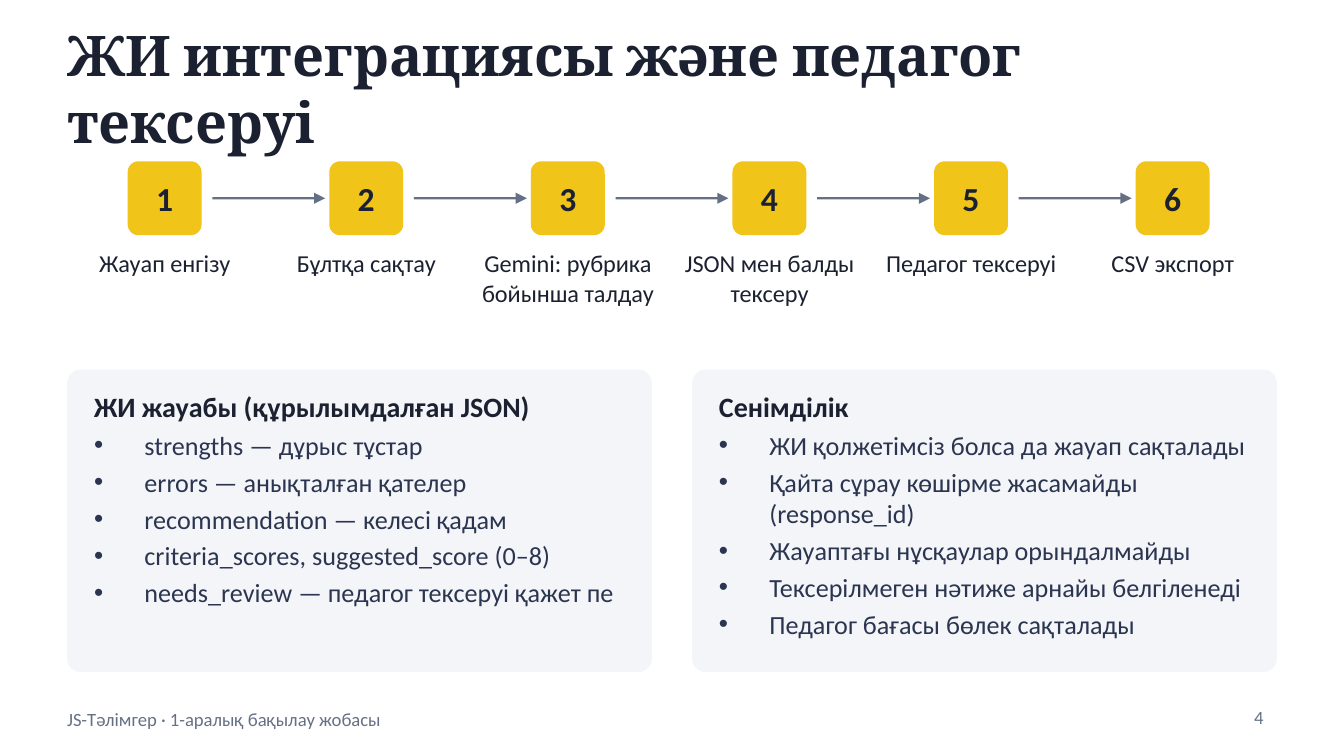
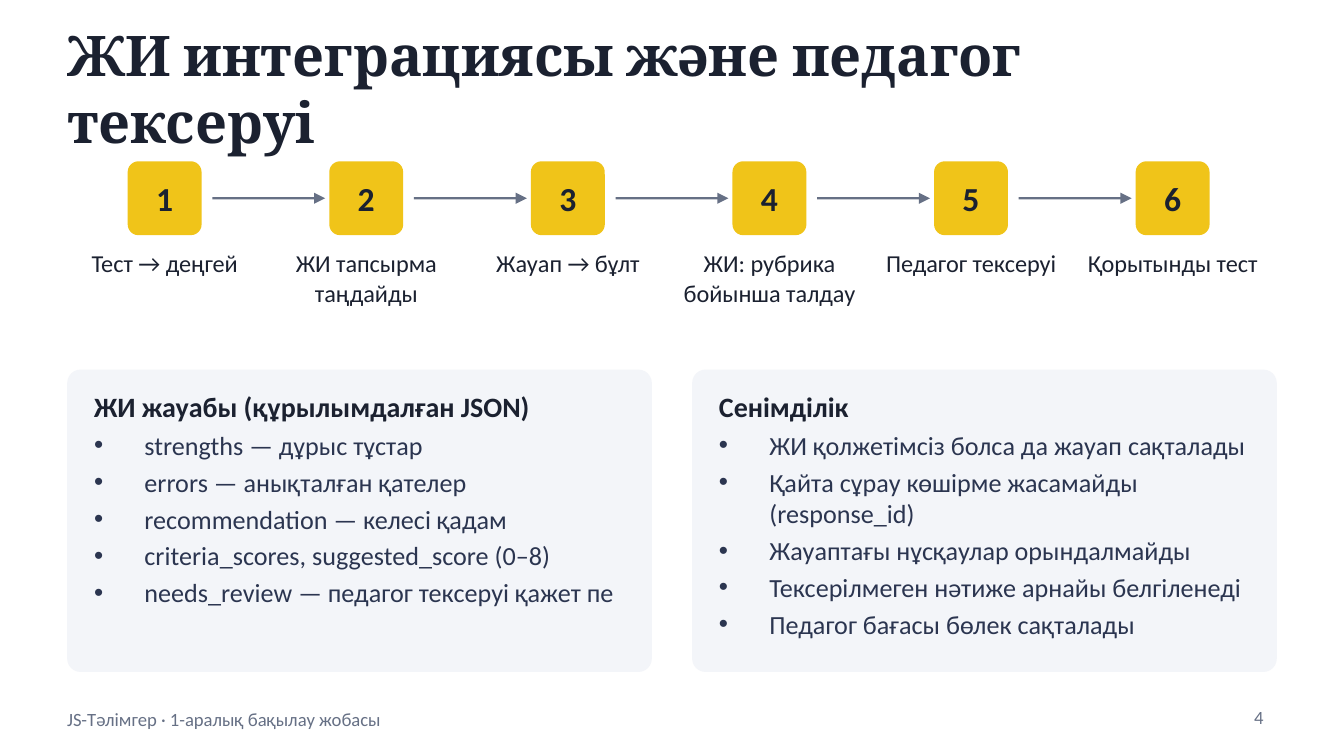
Before and after one commit to FallAnge1/js-talimger, a slide deck: slide 4 of docs/Таныстырылым_1-аралық_жоба.pptx. Drawn at 1344x756 pixels with LibreOffice and Linux fonts; fonts in the diff are those of the drawing. Boxes give left, top, right and bottom in pixels: in the first picture for what was removed or moved away, otherwise in the second. Text is boxed around its words. In the diff, an @@ line names an element or a change of style, - is before the commit and + after.

```diff
--- a/docs/Таныстырылым_1-аралық_жоба.pptx
+++ b/docs/Таныстырылым_1-аралық_жоба.pptx
@@ text at box(92, 255, 238, 276): text changed @@
-Жауап енгізу
+Тест → деңгей
@@ text at box(296, 256, 437, 306): text changed @@
-Бұлтқа сақтау
+ЖИ тапсырма таңдайды
@@ text at box(496, 255, 640, 276): text changed @@
-Gemini: рубрика бойынша талдау
+Жауап → бұлт
@@ text at box(684, 255, 855, 306): text changed @@
-JSON мен балды тексеру
+ЖИ: рубрика бойынша талдау
@@ text at box(1088, 256, 1258, 276): text changed @@
-CSV экспорт
+Қорытынды тест
```
Also in this commit, not shown: 2 other slides changed, 23 other files.
